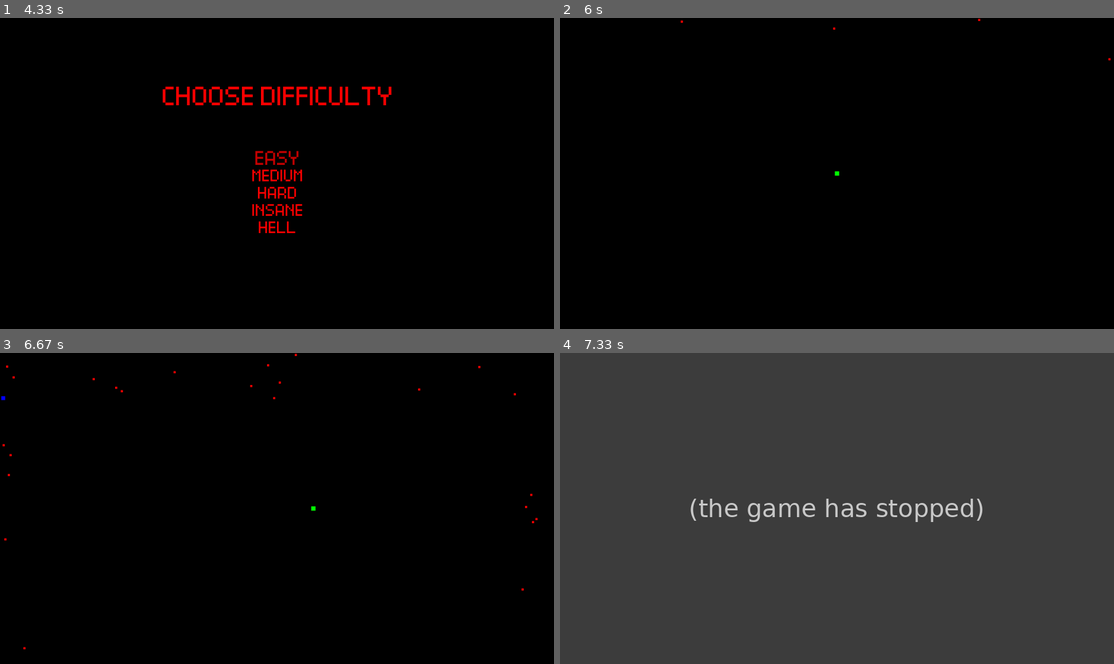
Above: before the commit, frames 1-4 (two rows, left to right).
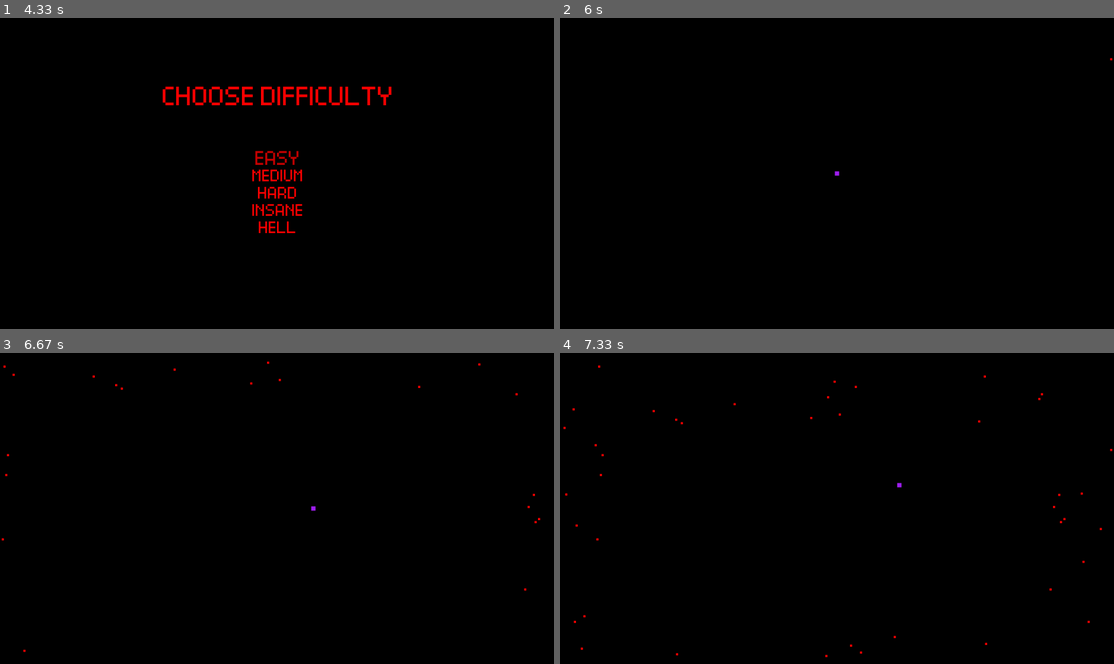
Above: after the commit, the same moments.

Repository: LJ-44/BulletHell
Game: pygame game, started from run_game.py
Two runs of this game, one before a commit and one after it. Both use one fixed random seed, a clock stepped at 60 frames per second and the inputs below.
Inputs (mouse positions are in pixels of both pictures, inside the frame that each line leads up to):
- Up to frame 1 (4.33 s): click (254, 185) at 0.38 s; press the mouse at (277, 245) at 0.7 s; move the mouse to (182, 170) at 0.8 s; release the mouse at (88, 98) at 0.93 s; click (260, 157) at 1.05 s; press the mouse at (277, 95) at 1.37 s; move the mouse to (216, 185) at 1.47 s; release the mouse at (155, 273) at 1.6 s; press the mouse at (277, 207) at 1.7 s; move the mouse to (365, 148) at 1.8 s; release the mouse at (454, 86) at 1.93 s; press the mouse at (315, 207) at 2.03 s; move the mouse to (277, 248) at 2.13 s; release the mouse at (232, 288) at 2.27 s; press the mouse at (315, 207) at 2.37 s; move the mouse to (321, 198) at 2.47 s; release the mouse at (321, 192) at 2.6 s; press the mouse at (238, 207) at 2.7 s; move the mouse to (332, 151) at 2.8 s; release the mouse at (432, 98) at 2.93 s; click (277, 95) at 3.05 s; press the mouse at (277, 173) at 3.37 s; move the mouse to (271, 192) at 3.47 s; release the mouse at (265, 207) at 3.6 s; click (72, 310) at 3.72 s; click (277, 157) at 4.05 s
- Up to frame 2 (6 s): click (837, 173) at 4.38 s; hold Esc 4.67-5.13 s; hold Right 4.67-5.13 s; move the mouse to (958, 257) at 4.7 s; click (837, 173) at 5.22 s; click (842, 176) at 5.55 s; click (837, 226) at 5.88 s
- Up to frame 3 (6.67 s): hold Right 6.17-6.63 s; hold D 6.17-6.63 s; move the mouse to (227, 527) at 6.2 s
- Up to frame 4 (7.33 s): hold Up 6.67-6.97 s; hold W 6.67-6.97 s; move the mouse to (837, 586) at 6.7 s; hold Right from 7 s (still down); hold D from 7 s (still down); move the mouse to (1025, 455) at 7.03 s

Frame 1 is identical in both runs. In frame 2, less than 0.1% of the frame differs, in the area x 21-100%, y 0-51%; in frame 3, 0.2%; in frame 4, 100%, in the area x 0-100%, y 0-100%.
Error before the commit: TypeError: ExplodingBullet.__init__() missing 1 required positional argument: 'sprite_group'...; the game stopped at 6.97 s (later frames are placeholders)

Commit message:
fixed memory leak issues with sprites

Diff:
--- a/run_game.py
+++ b/run_game.py
@@ -71,7 +71,7 @@
 
     player_group.add(player_one, player_two)
 
-    # variables
+    # variables / flags
     normal_bullet_spawn_rate = 4 # bullets per second
     homing_bullet_spawn_rate = 1
     exploding_bullet_spawn_rate = 1
@@ -79,6 +79,9 @@
     frame_count = 0
     player_one_hits = 0
     player_two_hits = 0
+    homing_target = -1
+    exploding_target = -1
+    new_game = False
 
     # initial states
     game_state = GameState.MAIN_MENU
@@ -191,8 +194,11 @@
             # escape key pauses game
             if player_mode == PlayerMode.ONE_PLAYER:
 
-                if player_two in player_group:
-                    player_group.remove(player_two)
+                if not new_game:
+                    player_one = sprt.Player1()
+                    player_group.add(player_one)
+                    frame_count = 1
+                    new_game = True
 
                 if frame_count % math.floor( FPS / normal_bullet_spawn_rate) == 0:
                     normal_bullet = sprt.Bullet()
@@ -217,6 +223,13 @@
 
             elif player_mode == PlayerMode.TWO_PLAYER:
 
+                if not new_game:
+                    player_one = sprt.Player1()
+                    player_two = sprt.Player2()
+                    player_group.add(player_one, player_two)
+                    frame_count = 1
+                    new_game = True
+
                 # spawn bullets using its spawn rate
                 if frame_count % math.floor( FPS / normal_bullet_spawn_rate) == 0:
                     normal_bullet = sprt.Bullet()
@@ -224,11 +237,19 @@
 
                 # TODO: fix below
                 if frame_count % math.floor( FPS / homing_bullet_spawn_rate) == 0:
-                    homing_bullet = sprt.HomingBullet(target=player_one)
+                    homing_target += 1
+                    if homing_target % 2 == 0:
+                        homing_bullet = sprt.HomingBullet(target=player_one)
+                    else:
+                        homing_bullet = sprt.HomingBullet(target=player_two)
                     bullets_group.add(homing_bullet)
 
                 if frame_count % math.floor( FPS / exploding_bullet_spawn_rate) == 0:
-                    exploding_bullet = sprt.ExplodingBullet(target=player_one)
+                    exploding_target += 1
+                    if exploding_target % 2 == 0:
+                        exploding_bullet = sprt.ExplodingBullet(target=player_one, sprite_group=bullets_group)
+                    else:
+                        exploding_bullet = sprt.ExplodingBullet(target=player_two, sprite_group=bullets_group)
                     bullets_group.add(exploding_bullet)
 
                 for bullet in bullets_group:
@@ -253,6 +274,9 @@
                     if action == GameState.GAMEPLAY:
                         game_state = GameState.GAMEPLAY
                     elif action == GameState.MAIN_MENU:
+                        player_group.empty()
+                        bullets_group.empty()
+                        new_game = False
                         game_state = GameState.MAIN_MENU
                     elif action == GameState.QUIT:
                         game_state = GameState.QUIT
